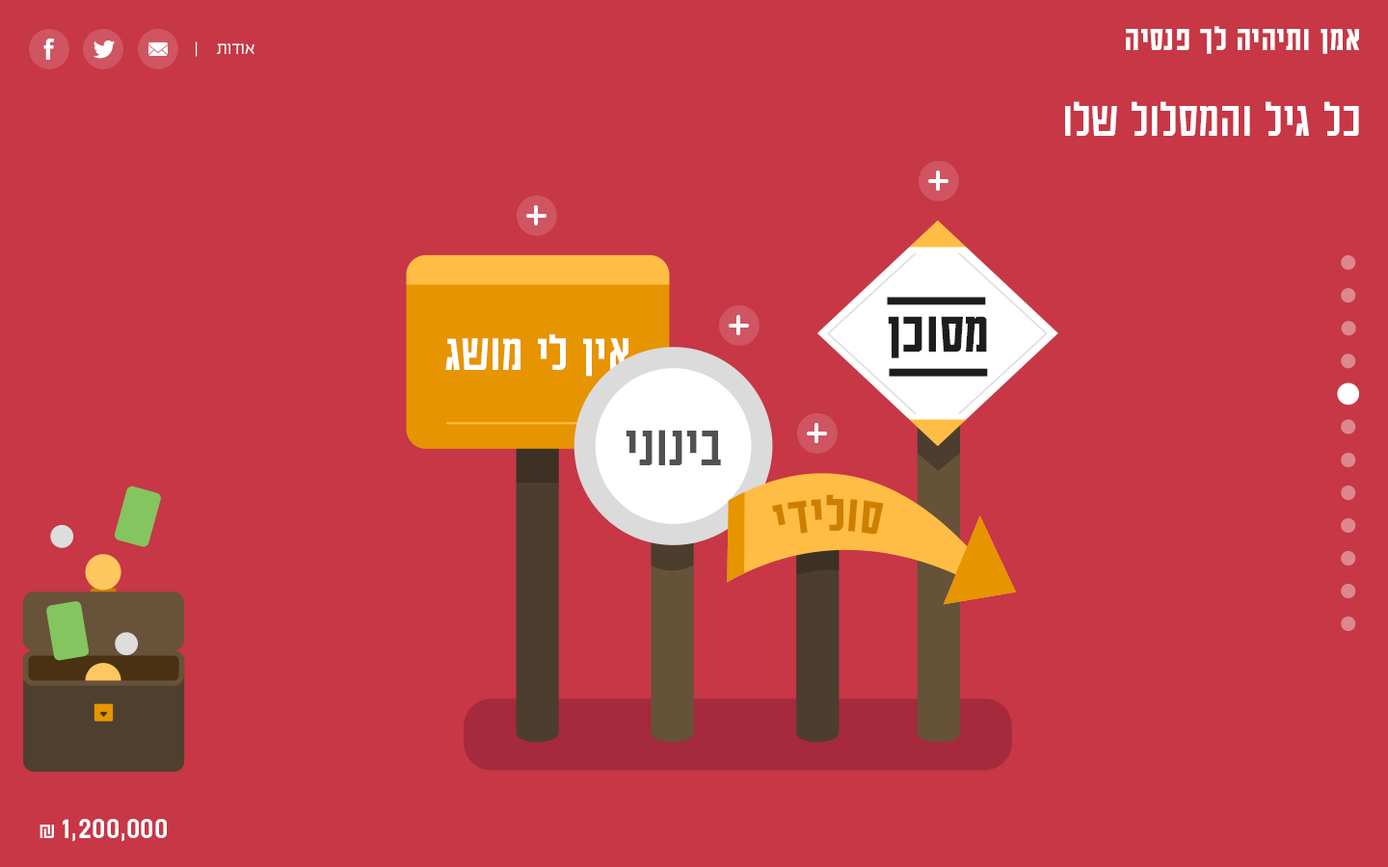
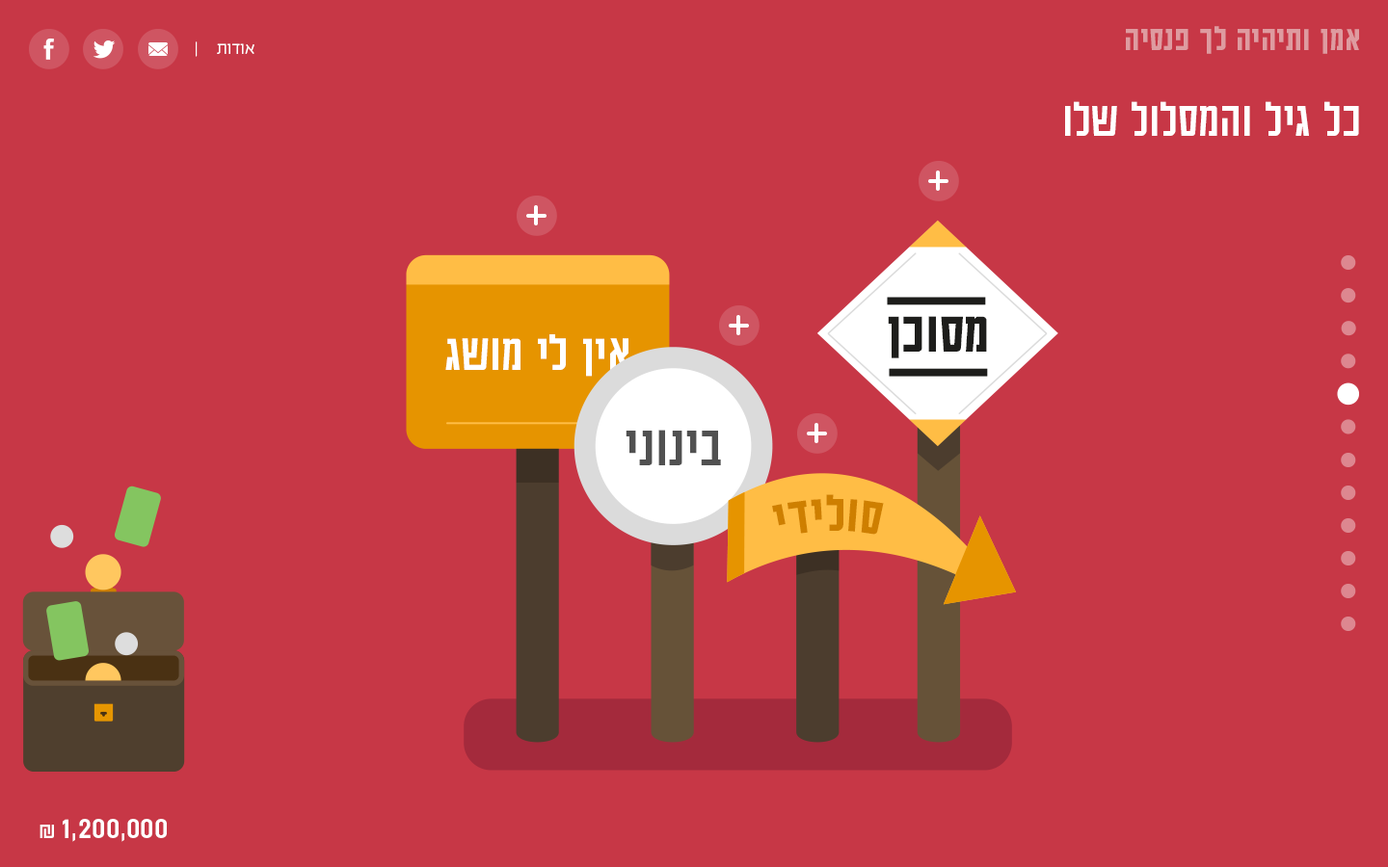
Before/after of a 1388px x 867px layered artwork. What changed in the layer stack:
renamed "??? ?????? ?? ?????" to "|", moved it into group "<Group>", painted on it over [1125, 26, 1359, 54]
renamed "?? ??? ??????? ???" to (unnamed layer), opacity 100% → 40%, painted on it over [1125, 26, 1359, 54]
